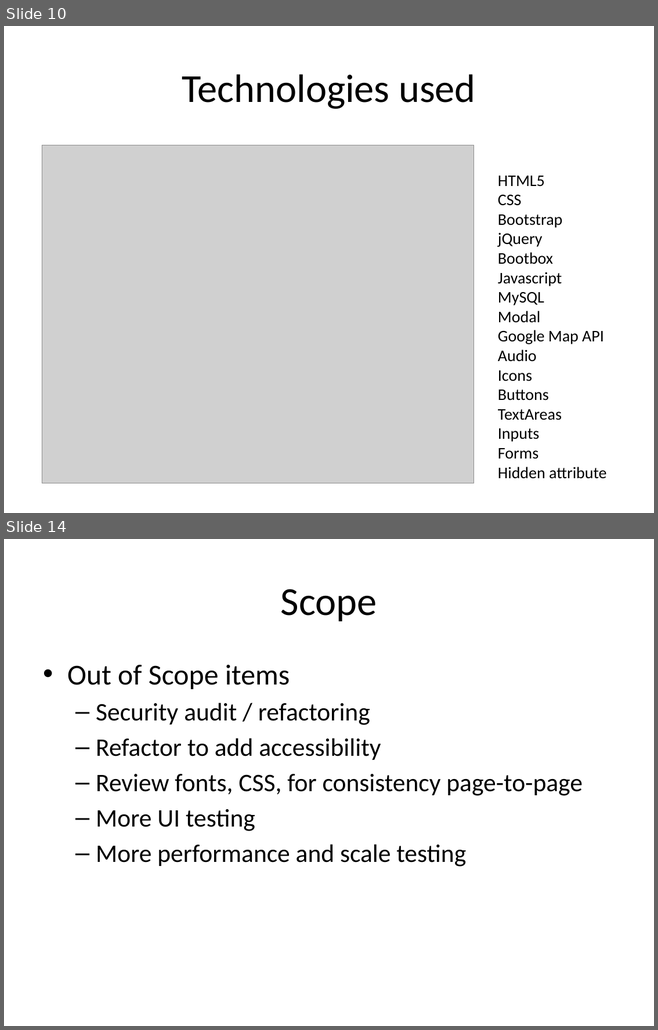
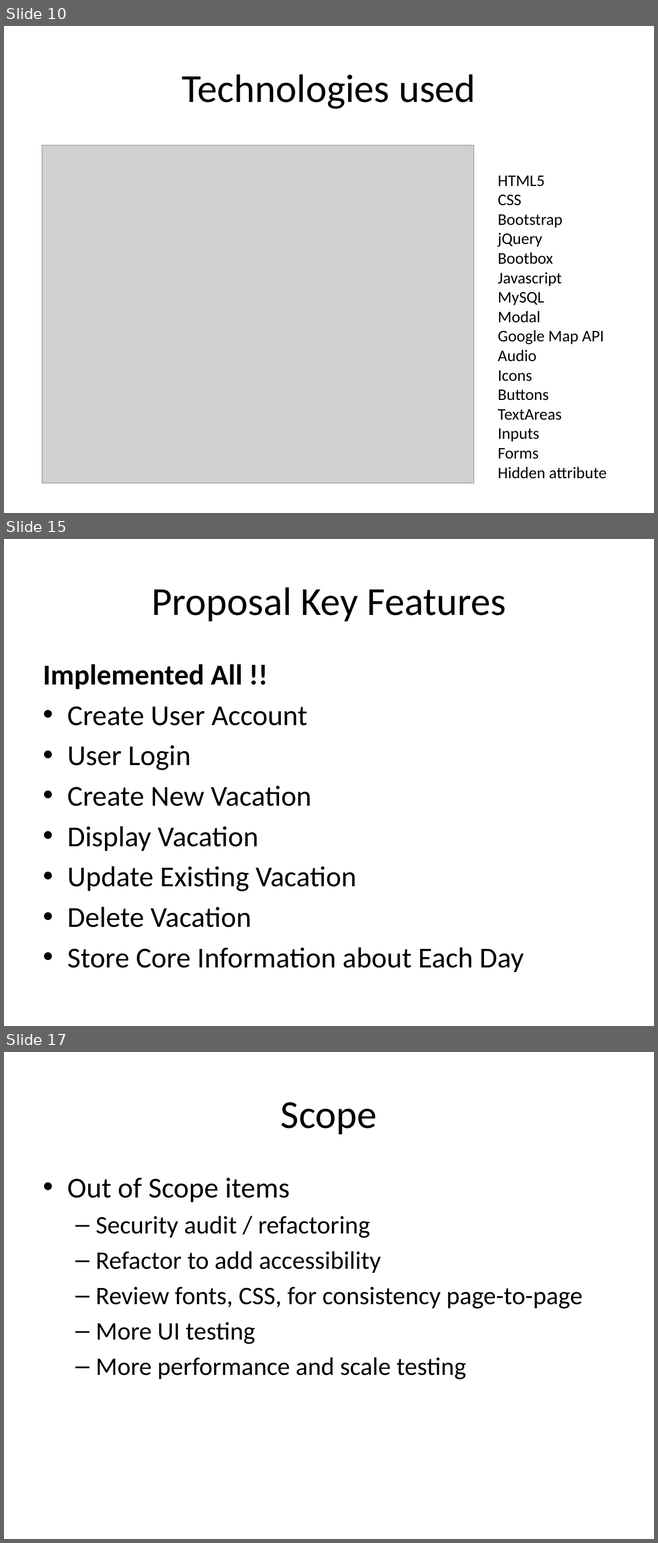
Before and after one commit to dreamer42/SEIS752-Vacation, a slide deck: docs/Presentation.pptx. Shown one above the other, each under a label of ours: slides 10 and 14 before the commit, slides 10, 15 and 17 after it; the slides between them are not shown. The pictures are 658x1030 and 658x1543 pixels, drawn with LibreOffice and Linux fonts; fonts in the diff are those of the drawing; grey boxes stand for pictures. Boxes give left, top, right and bottom in pixels: in the first picture for what was removed or moved away, otherwise in the second. Text is boxed around its words. In the diff, an @@ line names an element or a change of style, - is before the commit and + after.

```diff
--- a/docs/Presentation.pptx
+++ b/docs/Presentation.pptx
@@ slide 15 added at bbox=[4, 539, 654, 1026], background #FFFFFF @@
@@ title added at bbox=[151, 587, 506, 621], 44 pt, text #000000 @@
+Proposal Key Features
@@ text added at bbox=[43, 664, 523, 972], 32 pt, text #000000 @@
+Implemented All !!
+• Create User Account
+• User Login
+• Create New Vacation
+• Display Vacation
+• Update Existing Vacation
+• Delete Vacation
+• Store Core Information about Each Day
@@ what was slide 14 is now slide 17 @@
```
Also in this commit, not shown: 5 slides changed, 2 other slides added, 2 other files.
